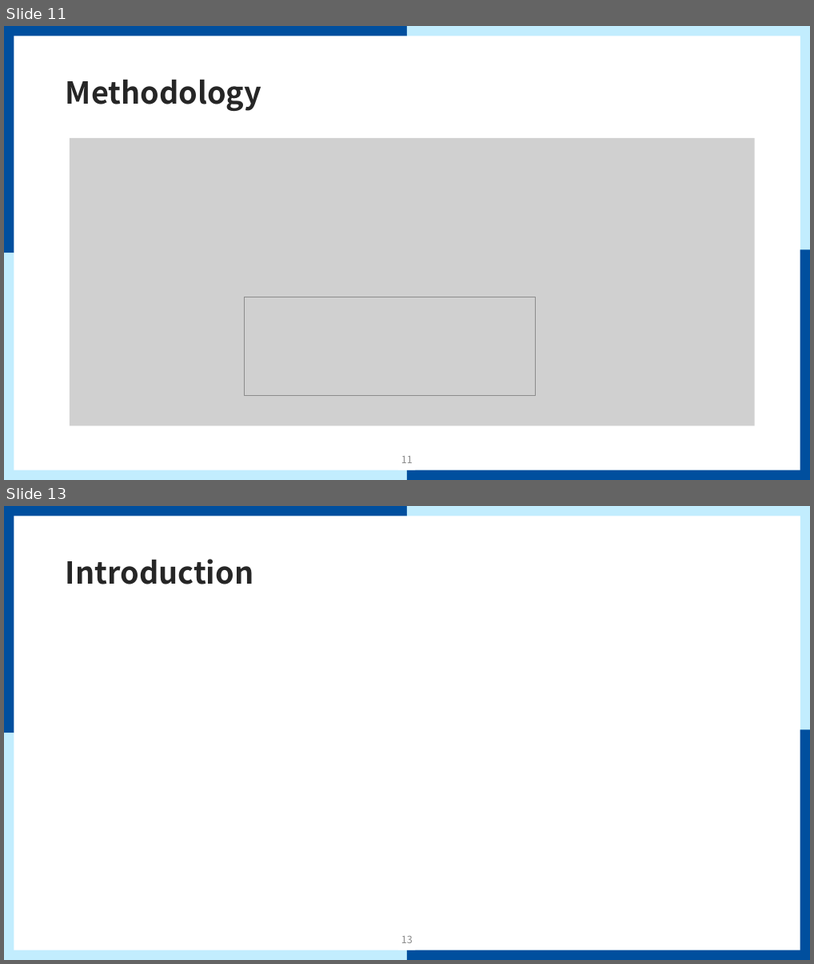
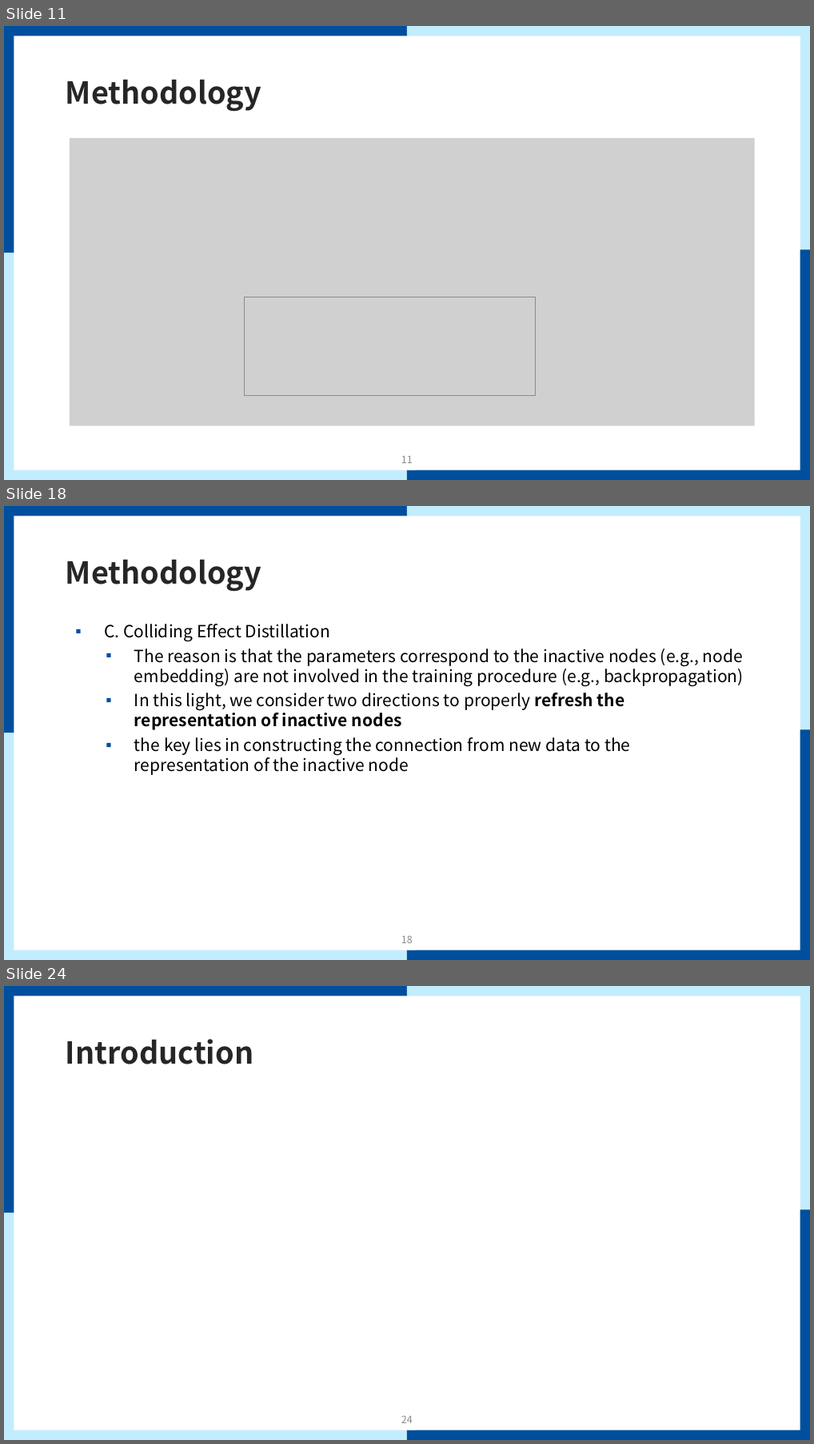
Before and after one commit to mmvv11/GraduateStudies, a slide deck: papers/review/Causal Incremental Graph Convolution for review.pptx. Shown one above the other, each under a label of ours: slides 11 and 13 before the commit, slides 11, 18 and 24 after it; the slides between them are not shown. The pictures are 814x964 and 814x1444 pixels, drawn with LibreOffice and Linux fonts; fonts in the diff are those of the drawing; grey boxes stand for pictures; background and template pictures are left out. Boxes give left, top, right and bottom in pixels: in the first picture for what was removed or moved away, otherwise in the second. Text is boxed around its words. In the diff, an @@ line names an element or a change of style, - is before the commit and + after.

```diff
--- a/papers/review/Causal Incremental Graph Convolution for review.pptx
+++ b/papers/review/Causal Incremental Graph Convolution for review.pptx
@@ slide 18 added at <box>4,506,810,960</box>, background #FFFFFF; not listed: 9 template elements that a slide beside it also shows @@
@@ title added at <box>66,560,262,591</box>, 36 pt, text #262626, bold @@
+Methodology
@@ text added at <box>104,624,743,775</box>, 20 pt, text #000000 @@
+▪ C. Colliding Effect Distillation
+  ▪ The reason is that the parameters correspond to the inactive nodes (e.g., node embedding) are not involved in the training procedure (e.g., backpropagation)
+  ▪ In this light, we consider two directions to properly refresh the representation of inactive nodes
+  ▪ the key lies in constructing the connection from new data to the representation of the inactive node
@@ page number added at <box>402,936,413,943</box>, 12 pt, text #8C8C8C @@
+18
@@ what was slide 13 is now slide 24 @@
@@ page number at <box>402,1416,413,1423</box>: text changed @@
-13
+24
```
Also in this commit, not shown: 1 slide changed, 12 other slides added, 2 slides removed.
